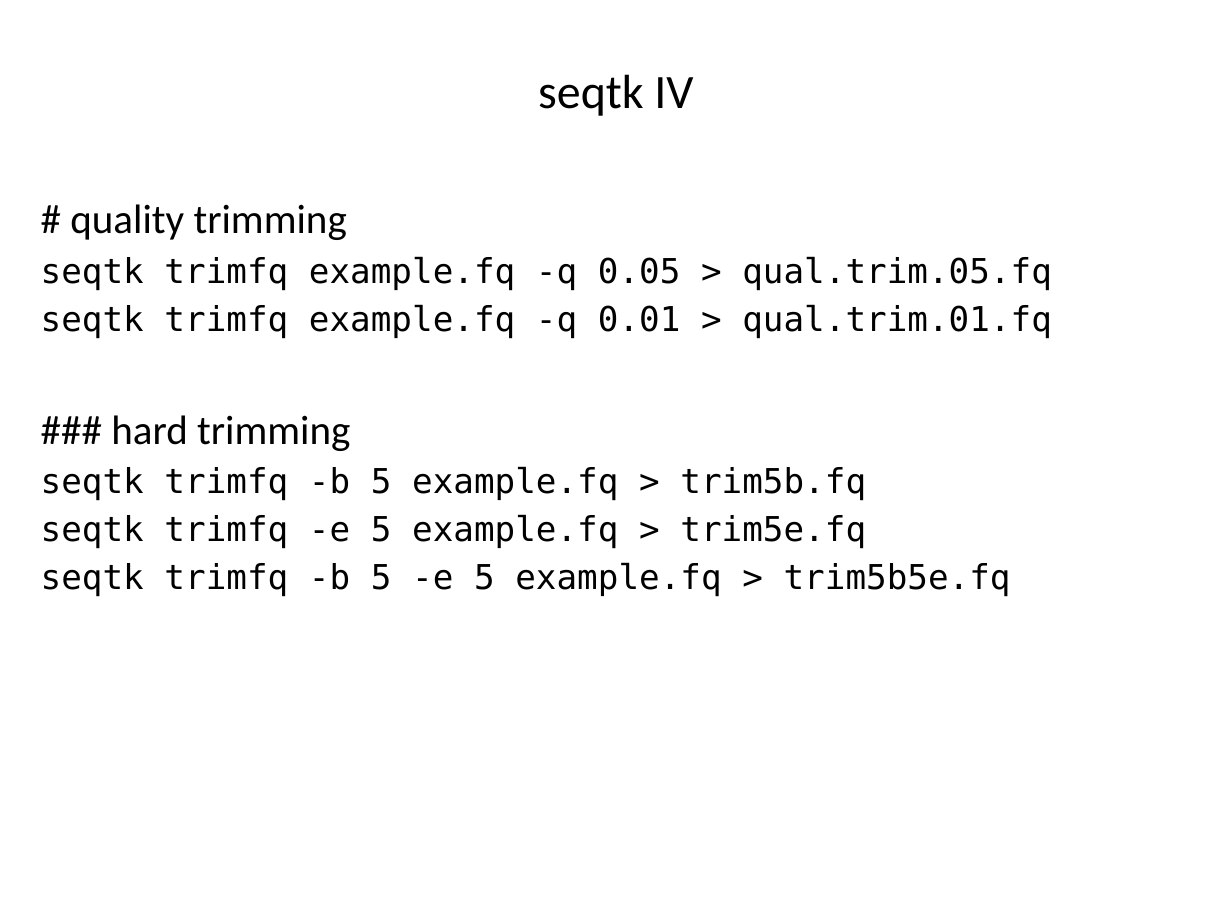
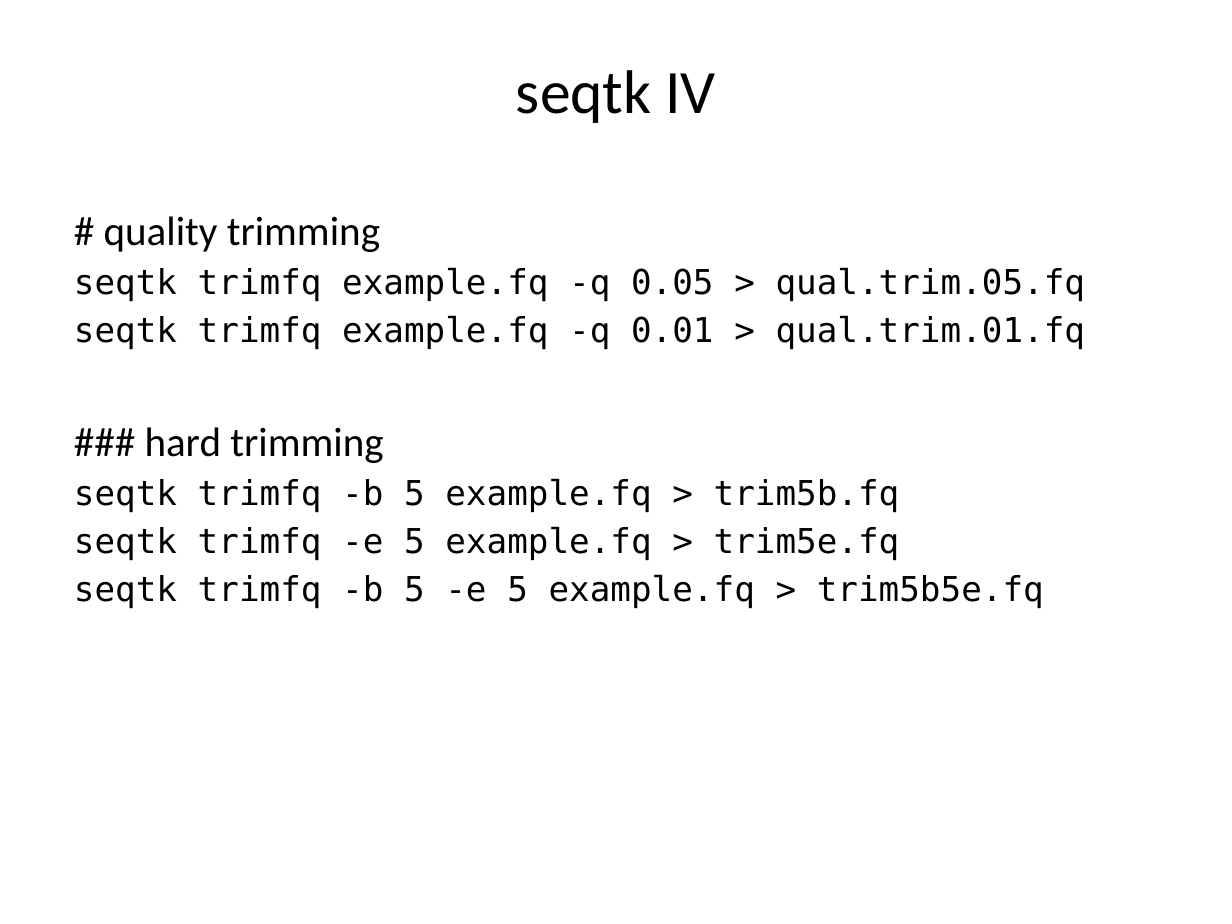
Before and after one commit to liu3zhenlab/teaching, a slide deck: slide 14 of PLPTH813Bioinformatis/2023/labs/lab04_NGS.pptx. Drawn at 1232x924 pixels with LibreOffice and Linux fonts; fonts in the diff are those of the drawing. Boxes give left, top, right and bottom in pixels: in the first picture for what was removed or moved away, otherwise in the second. Text is boxed around its words. In the diff, an @@ line names an element or a change of style, - is before the commit and + after.

```diff
--- a/PLPTH813Bioinformatis/2023/labs/lab04_NGS.pptx
+++ b/PLPTH813Bioinformatis/2023/labs/lab04_NGS.pptx
@@ title "seqtk IV" at [516,70,715,123]: size 28 to 36 pt @@
@@ text "# quality trimming": place and size @@
-text "# quality trimming" at [41,204,1052,597]
+text "# quality trimming" at [74,216,1086,609]
```
Also in this commit, not shown: 14 other slides changed, 3 slides added, 2 slides removed, 4 other files.
